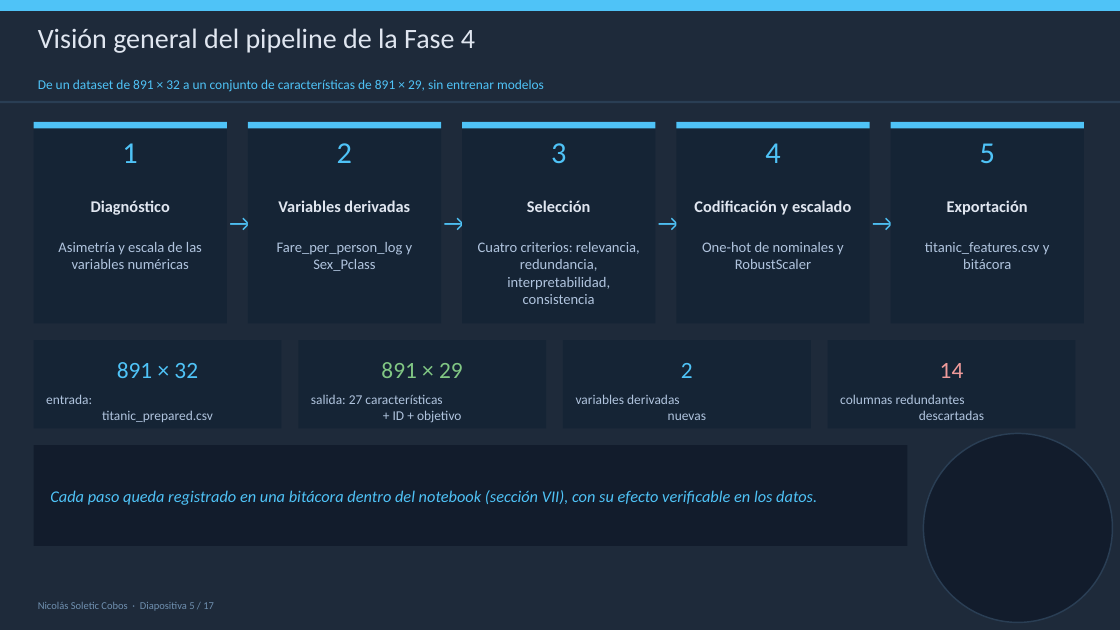
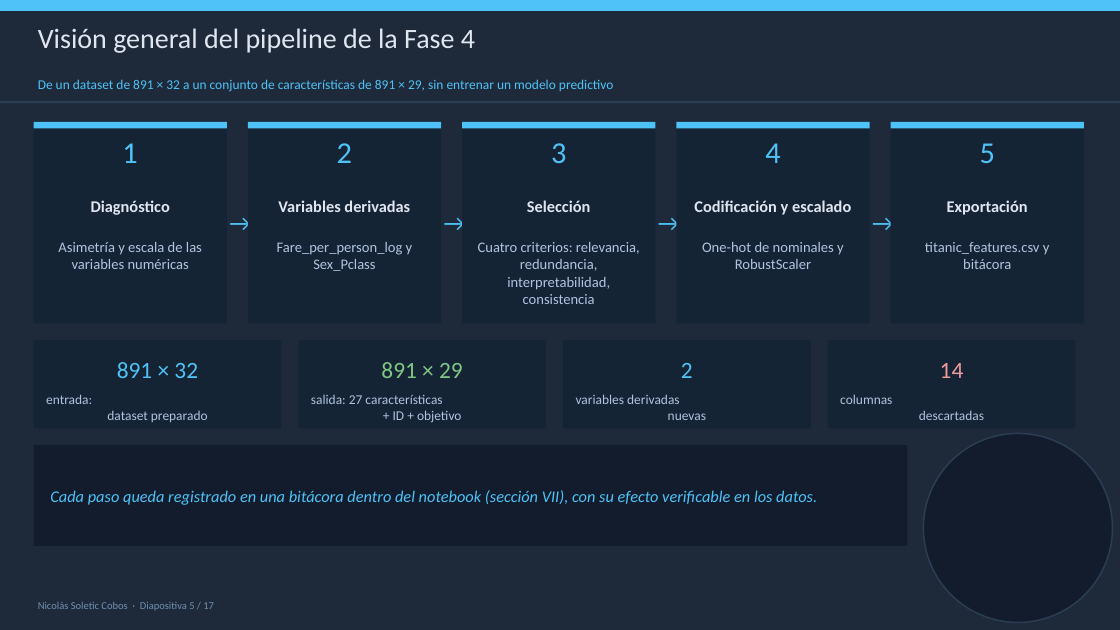
Before and after one commit to robertomoncada-blip/Magister_ciencia_datos, a slide deck: slide 5 of MCDI503/docs/mcdi503_f4_presentacion_grupo5.pptx. Drawn at 1120x630 pixels with LibreOffice and Linux fonts; fonts in the diff are those of the drawing. Boxes give left, top, right and bottom in pixels: in the first picture for what was removed or moved away, otherwise in the second. Text is boxed around its words. In the diff, an @@ line names an element or a change of style, - is before the commit and + after.

```diff
--- a/MCDI503/docs/mcdi503_f4_presentacion_grupo5.pptx
+++ b/MCDI503/docs/mcdi503_f4_presentacion_grupo5.pptx
@@ text at <box>38,79,614,92</box>: text changed @@
-De un dataset de 891 × 32 a un conjunto de características de 891 × 29, sin entrenar modelos
+De un dataset de 891 × 32 a un conjunto de características de 891 × 29, sin entrenar un modelo predictivo
@@ text at <box>46,394,208,422</box>: text changed @@
-entrada:
-titanic_prepared.csv
+entrada:
+dataset preparado
@@ text at <box>840,394,984,420</box>: text changed @@
-columnas redundantes
-descartadas
+columnas
+descartadas
```
Also in this commit, not shown: 6 other slides changed, 3 other files.
